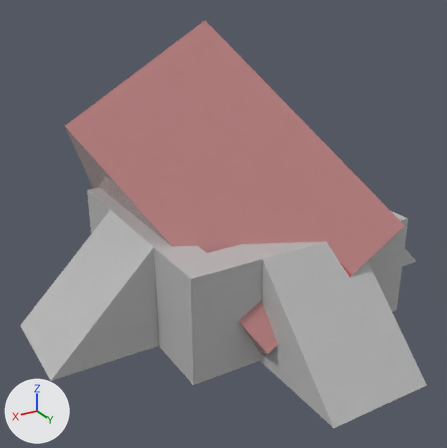
Renders of the FBX model LastMoon/Assets/_Resources/Model/Building/Desttoied/Building_Destroied_House.fbx from each side of a commit.
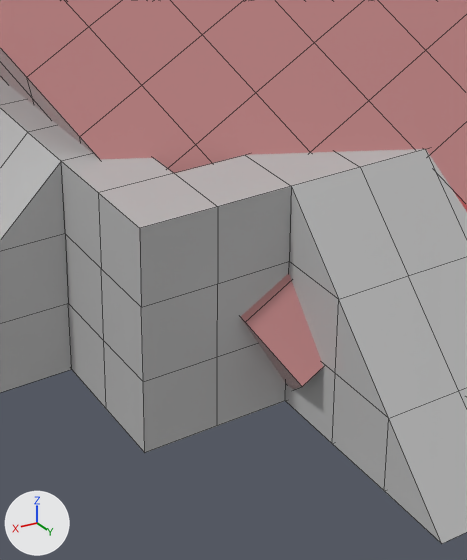
Each version is shown whole from a camera (50 mm lens) standing at (18.7, 29.5, 13.6) and looking at (1.0, -0.1, -1.2), then close up on the part from 28% to 77% of the width and 38% to 97% of the height. The lights are fixed; the arrows at lower left show +X, +Y and +Z. The close-ups show mesh edges as thin lines. Where no turn or scale is listed for an object, it has been applied to the vertices.

The older version as bpy lines, for what is in view:
```python
me_mesh = bpy.data.meshes.new('Mesh')
me_mesh.from_pydata(...)  # 204 vertices, 192 faces; spans x -13.0..13.0, y -13.0..13.0, z 0.0..6.0
me_mesh.materials.append(mat_slope)  # its picture is missing
me_mesh_001 = bpy.data.meshes.new('Mesh.001')
me_mesh_001.from_pydata(...)  # 212 vertices, 210 faces; spans x -6.1..11.8, y -14.8..3.5, z -5.6..15.4
# faces by material slot: [50, 4, 156]
me_mesh_001.materials.append(mat_roof)  # its picture is missing
me_mesh_001.materials.append(mat_door)  # its picture is missing
me_mesh_001.materials.append(mat_wall)  # its picture is missing
ob_building_base001 = bpy.data.objects.new('Building_Base001', me_mesh)
ob_building_base001.location = (0.0, 0.0, -6.0)
ob_building_house001 = bpy.data.objects.new('Building_House001', me_mesh_001)
ob_building_house001.location = (-2.5, 5.0, -5.0)
```
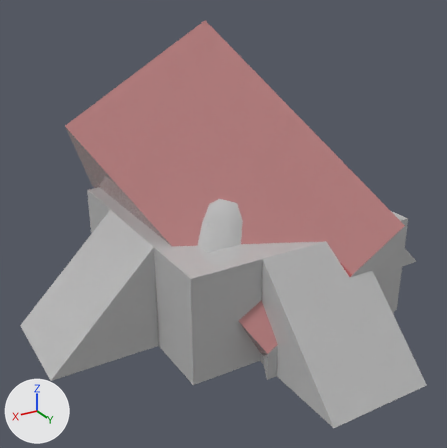
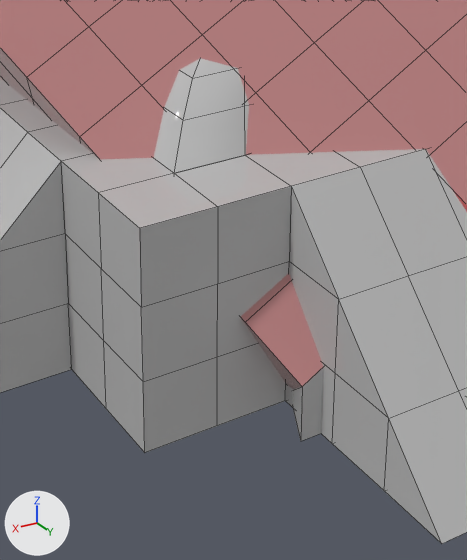
Patch to the scene script:
```diff
--- a/LastMoon/Assets/_Resources/Model/Building/Desttoied/Building_Destroied_House.fbx.py
+++ b/LastMoon/Assets/_Resources/Model/Building/Desttoied/Building_Destroied_House.fbx.py
@@ mat_concrete @@
+mat_concrete = principled_material('Concrete')
+mat_concrete.base_color = (0.5, 0.5, 0.5)  # grey #bcbcbc
+mat_concrete.roughness = 0.0
@@ mat_material__118 @@
+mat_material__118 = principled_material('Material #118')
+mat_material__118.base_color = (0.5, 0.5, 0.5)  # grey #bcbcbc
+mat_material__118.roughness = 0.0
@@ me_mesh_003 @@
+me_mesh_003.from_pydata(...)  # 117 vertices, 125 faces; spans x -5.0..5.0, y -5.0..5.0, z 0.0..3.5
+me_mesh_003.materials.append(mat_concrete)  # grey #bcbcbc
@@ me_mesh_002 @@
+me_mesh_002.from_pydata(...)  # 44 vertices, 33 faces; spans x -3.6..8.6, y -3.54..3.54, z 1.0..7.56
+me_mesh_002.materials.append(mat_material__118)  # grey #bcbcbc
@@ ob_pile001 @@
+ob_pile001 = bpy.data.objects.new('Pile001', me_mesh_003)
+ob_pile001.location = (0.0, 0.0, -1.0)
@@ ob_pile_building001 @@
+ob_pile_building001 = bpy.data.objects.new('Pile_Building001', me_mesh_002)
+ob_pile_building001.location = (-5.0, 5.0, -7.0)
```

Changed parts and their boxes (x1, y1, x2, y2) in the close-ups (467 x 560 px):
'Pile001', added
    after: (154, 58, 249, 173)
'Pile_Building001', added
    after: (293, 367, 324, 441)
